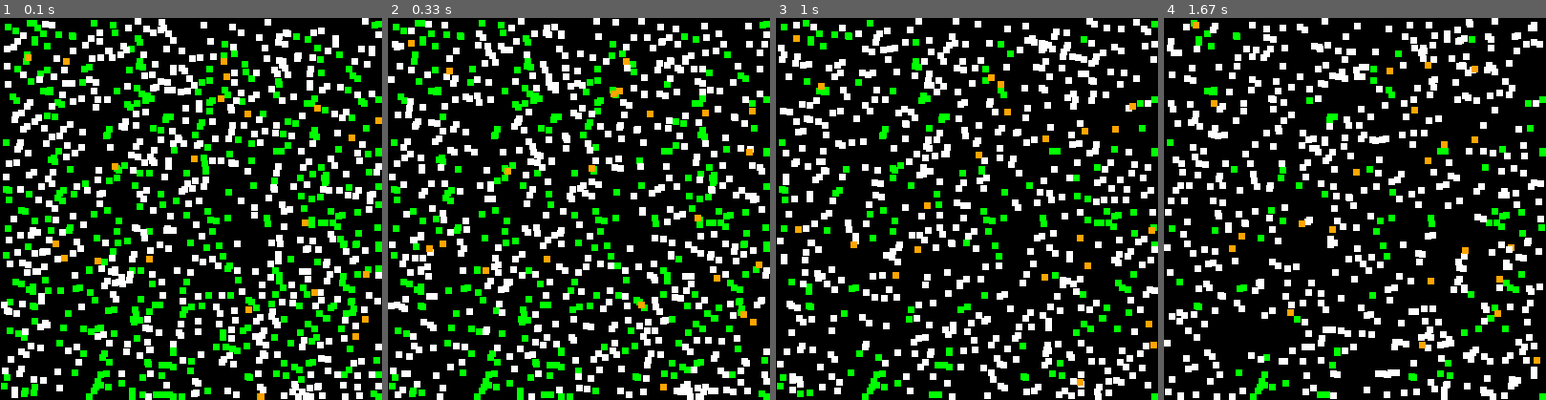
Above: before the commit, frames 1-4 (left to right).
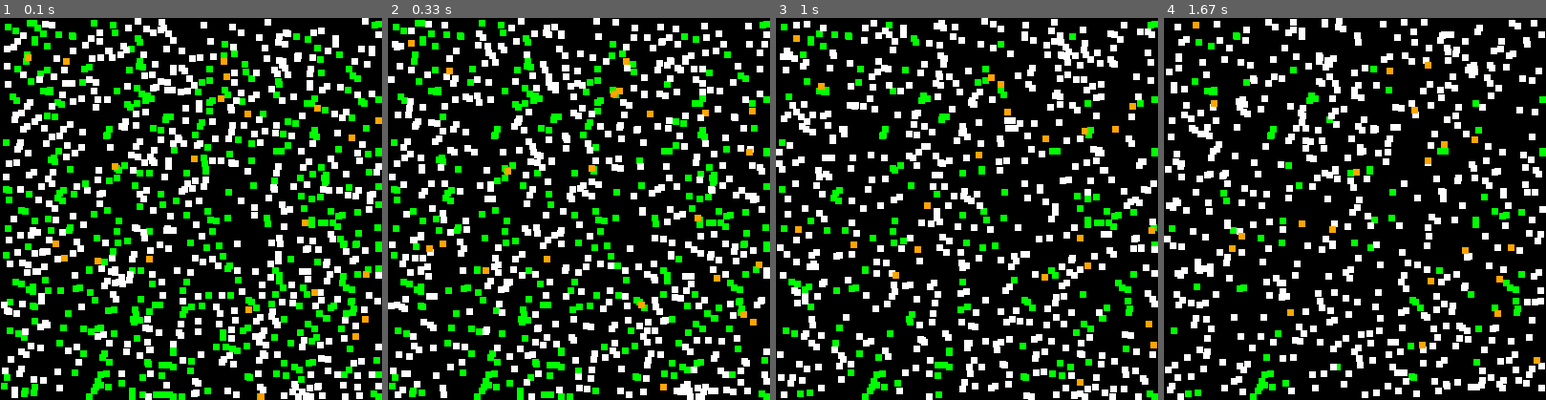
Above: after the commit, the same moments.

Repository: RAVIA33/Projet_algo
Game: pygame game, started from projet/main.py
The game is run twice, just before and just after one commit, with the same random seed, the same clock (stepped at 60 frames per second) and the same inputs.
Inputs:
- Up to frame 1 (0.1 s): no input
- Up to frame 2 (0.33 s): no input
- Up to frame 3 (1 s): no input
- Up to frame 4 (1.67 s): no input

Frame 1 is identical in both runs. In frame 2, 0.4% of the frame differs, in the area x 12-100%, y 0-100%; in frame 3, 25%; in frame 4, 26%, in the area x 0-100%, y 0-100%.

Commit message:
Add fonction de reproduction pas dépasser le nbr max

Diff:
--- a/projet/main.py
+++ b/projet/main.py
@@ -267,12 +267,7 @@
 
                 #reproduction
                 elif type(sprite._actor.type) == type(other_sprite._actor.type) and isinstance(sprite._actor.type, Animal):
-                    if isinstance(sprite._actor.type, Lapin):
-                        max_population = MAX_LAPINS
-                    elif isinstance(sprite._actor.type, Renard):
-                        max_population = MAX_RENARDS
-                    else:
-                        continue
+                    max_population = MAX_LAPINS if isinstance(sprite._actor.type, Lapin) else MAX_RENARDS
 
                     #vérification pop. max
                     current_population = sum(1 for s in self.__actors_sprites if isinstance(s._actor.type, type(sprite._actor.type))) #CHATGPT
@@ -283,8 +278,11 @@
                     #crée les enfants
                     enfants = sprite._actor.type.se_reproduire()
                     for enfant in enfants:
-                        color = "white" if isinstance(enfant, Lapin) else "orange"  # Détermine la couleur
-                        ActorSprite(self.__screen, Actor(enfant.__class__.__name__.lower()), color, [self.__actors_sprites])
+                        if current_population >= max_population:
+                            break  #stop la reproduction si le max est atteint
+                        current_population += 1
+                        color = "white" if isinstance(enfant, Lapin) else "orange"
+                        ActorSprite(self.__screen, Actor(enfant.__class__.__name__.lower()), color, [self.__actors_sprites])#CHATGPT
                         print(f"Un nouveau {enfant.__class__.__name__.lower()} est né avec {enfant.energie} d'énergie.")
 
     def __update_actors(self) -> None:
